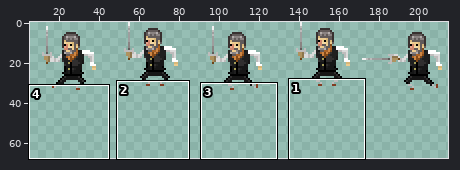
Two versions of one sprite sheet, src/assets/images/fighter.png. The first picture is a wide view before the edit; the outline marks the close-up.
Close-up. Before:
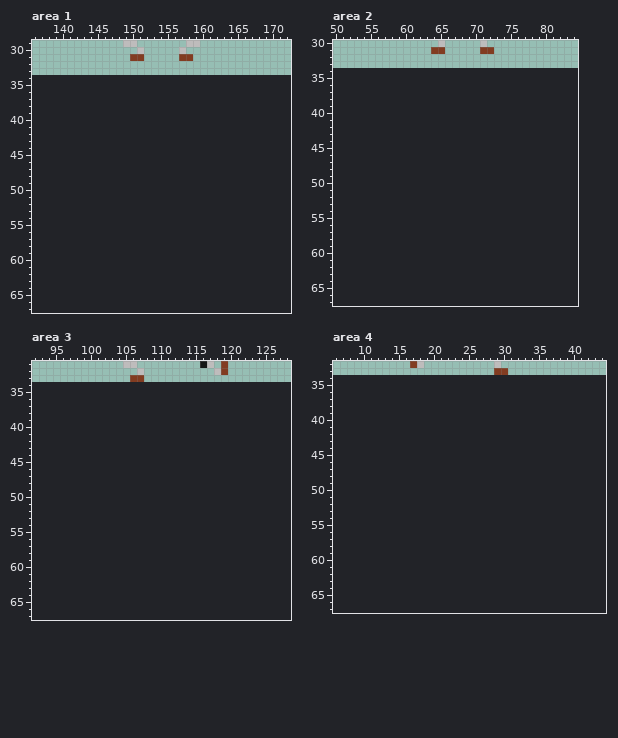
The file is 215x34 pixels. Colours within 5 levels of each other are drawn and written as one. Shown: area 1: x 136..172, y 29..67; area 2: x 50..84, y 30..67; area 3: x 92..128, y 31..67; area 4: x 6..44, y 32..67. The old version is drawn lined up with the new one, on the new canvas. The wide view leaves out empty margins.
New version:
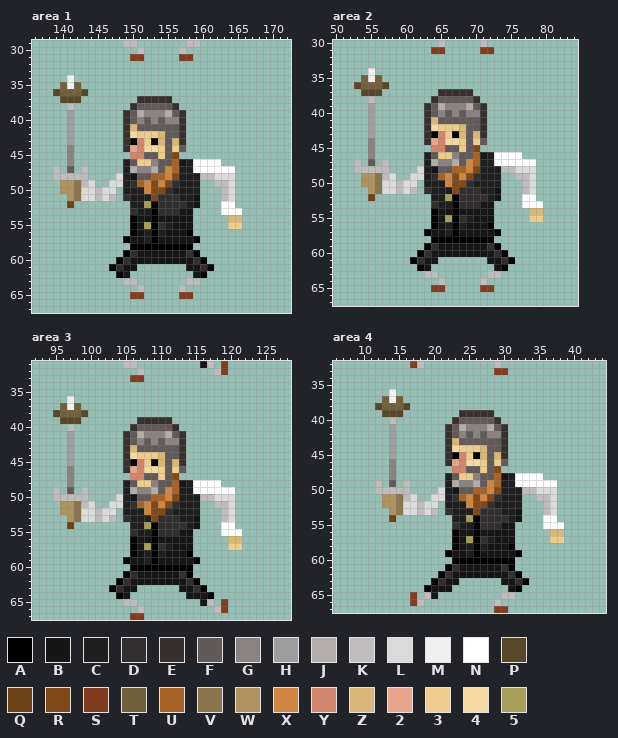
Palette (. is transparent): A #000000  B #161616  C #1f1f1f  D #312f2f  E #38302f  F #615a59  G #8a8382  H #9e9e9e  J #b3adac  K #bebcbc  L #dbdbdb  M #f0f0f0  N #ffffff  P #584829  Q #6c4317  R #824918  S #823c21  T #725f3b  U #a96226  V #8c754d  W #ae925f  X #cf8643  Y #d0856c  Z #d9b778  2 #e7a38c  3 #edcc8e  4 #f5d9a4  5 #a59d58
Change:
canvas 215x34 -> 215x68
Changed rows in their new state; - is an unchanged pixel.
Area 1:
first column x 139:
34 --M------------------------
35 -TMT-----------------------
36 PTTTP----------------------
37 -PPP--------EEEEE----------
38 --K--------EFFFFFE---------
39 --H-------EFJGGGJFE--------
40 --H-------EFGFGFGGE--------
41 --H-------EZFFFFFFE--------
42 --H-------E4333ZFFE--------
43 --H-------EAY3AZFZE--------
44 --G-------E2Y443F3F--------
45 --G--------YYFF3FR---------
46 --G-------CF33GFFUBCNNNN---
47 K-F-K-----CJGGJFXUCCNNNNNN-
48 KKKKK----LCBFFUUXRCCCKKLLL-
49 -WWVKL--LLCDUXRXRDCCC--KKL-
50 -WWVLLKLL-CCCXRRDCCCC---KL-
51 --WVLLKLK-DCCCRDDDCCB---KL-
52 --Q--------CC5ADDDDCB---NN-
53 -----------DCCADDDBB----NNN
54 -----------ABBABBBBB-----ZZ
55 -----------AB5ADCBBB-----33
56 -----------ABCACBBBA-------
57 ----------ABBCABBBBBA------
58 -----------AAAAAAAAA-------
59 ----------ADBBBBBBBDA------
60 ---------ADBBBBBBBBBDA-----
61 --------ADBB-------BBDA----
62 ---------AB---------BA-----
63 ----------KK-------KK------
64 ------------K-----K--------
65 -----------SS-----SS-------
Area 2:
first column x 53:
34 --M------------------------
35 -TMT-----------------------
36 PTTTP----------------------
37 -PPP--------EEEEE----------
38 --K--------EFFFFFE---------
39 --H-------EFJGGGJFE--------
40 --H-------EFGFGFGGE--------
41 --H-------EZFFFFFFE--------
42 --H-------E4333ZFFE--------
43 --H-------EAY3AZFZE--------
44 --G-------E2Y443F3F--------
45 --G--------YYFF3FR---------
46 --G-------CF33GFFUBCNNNN---
47 K-F-K-----CJGGJFXUCCNNNNNN-
48 KKKKK----LCBFFUUXRCCCKKLLL-
49 -WWVKL--LLCDUXRXRDCCC--KKL-
50 -WWVLLKLL-CCCXRRDCCCC---KL-
51 --WVLLKLK-DCCCRDDDCCB---KL-
52 --Q--------CC5ADDDDCB---NN-
53 -----------DCCADDDBB----NNN
54 -----------ABBABBBBB-----ZZ
55 -----------AB5ADCBBB-----33
56 -----------ABCACBBBA-------
57 ----------ABBCABBBBBA------
58 -----------AAAAAAAAA-------
59 ----------ADBBBBBBBDA------
60 ---------ADBBBBBBBBBDA-----
61 --------ADBB-------BBDA----
62 ---------AB---------BA-----
63 ----------KK-------KK------
64 ------------K-----K--------
65 -----------SS-----SS-------
Area 3:
first column x 95:
36 --M------------------------
37 -TMT-----------------------
38 PTTTP----------------------
39 -PPP--------EEEEE----------
40 --K--------EFFFFFE---------
41 --H-------EFJGGGJFE--------
42 --H-------EFGFGFGGE--------
43 --H-------EZFFFFFFE--------
44 --H-------E4333ZFFE--------
45 --H-------EAY3AZFZE--------
46 --G-------E2Y443F3F--------
47 --G--------YYFF3FR---------
48 --G-------CF33GFFUBCNNNN---
49 K-F-K-----CJGGJFXUCCNNNNNN-
50 KKKKK----LCBFFUUXRCCCKKLLL-
51 -WWVKL--LLCDUXRXRDCCC--KKL-
52 -WWVLLKLL-CCCXRRDCCCC---KL-
53 --WVLLKLK-DCCCRDDDCCB---KL-
54 --Q--------CC5ADDDDCB---NN-
55 -----------DCCADDDBB----NNN
56 -----------ABBABBBBB-----ZZ
57 -----------AB5ADCBBB-----33
58 -----------ABCACBBBA-------
59 ----------ABBCABBBBBA------
60 -----------AAAAAAAAA-------
61 ----------ADBBBBBBDA-------
62 ---------ADBBBBBBBBDA------
63 --------ADBB------BBDA-----
64 ---------AB--------BBBA----
65 ----------KK---------BK-S--
66 ------------K----------KS--
67 -----------SS--------------
Area 4:
first column x 12:
36 --M------------------------
37 -TMT-----------------------
38 PTTTP----------------------
39 -PPP--------EEEEE----------
40 --K--------EFFFFFE---------
41 --H-------EFJGGGJFE--------
42 --H-------EFGFGFGGE--------
43 --H-------EZFFFFFFE--------
44 --H-------E4333ZFFE--------
45 --H-------EAY3AZFZE--------
46 --G-------E2Y443F3F--------
47 --G--------YYFF3FR---------
48 --G-------CF33GFFUBCNNNN---
49 K-F-K-----CJGGJFXUCCNNNNNN-
50 KKKKK----LCBFFUUXRCCCKKLLL-
51 -WWVKL--LLCDUXRXRDCCC--KKL-
52 -WWVLLKLL-CCCXRRDCCCC---KL-
53 --WVLLKLK-DCCCRDDDCCB---KL-
54 --Q--------CC5ADDDDCB---NN-
55 -----------DCCADDDBB----NNN
56 -----------ABBABBBBB-----ZZ
57 -----------AB5ADCBBB-----33
58 -----------ABCACBBBA-------
59 ----------ABBCABBBBBA------
60 -----------AAAAAAAAA-------
61 ----------ADBBBBBBDA-------
62 ---------ADBBBBBBBBDA------
63 --------ADBB------BBDA-----
64 -------ABBB--------BA------
65 -----S-KB---------KK-------
66 -----SK----------K---------
67 -----------------SS--------
Boxes around the changes in both close-ups, in picture pixels (x1, y1, x2, y2):
added: (53, 75, 242, 299)
added: (354, 68, 543, 292)
added: (53, 396, 242, 620)
added: (375, 389, 564, 613)
